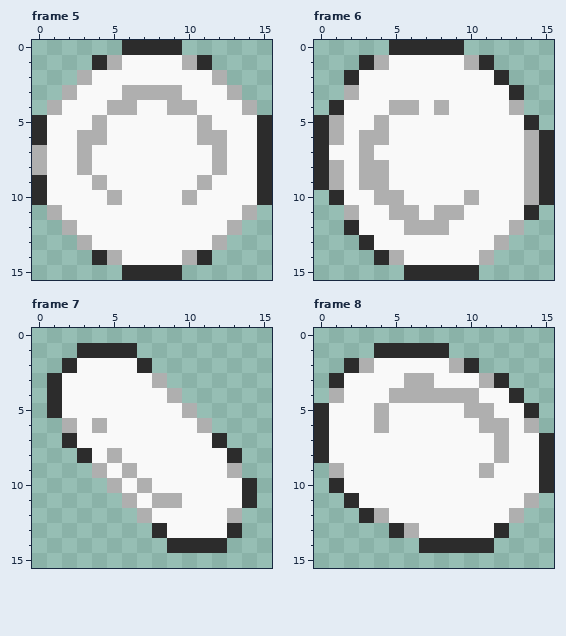
Edited in one commit: pixel-art file (art/cell/ase/cell.ase). That is the earlier state.
16x16 pixels, 8 frames. Shown: frame 5, frame 6, frame 7, frame 8. The commit also changed other frames, which this record leaves out.
The result:
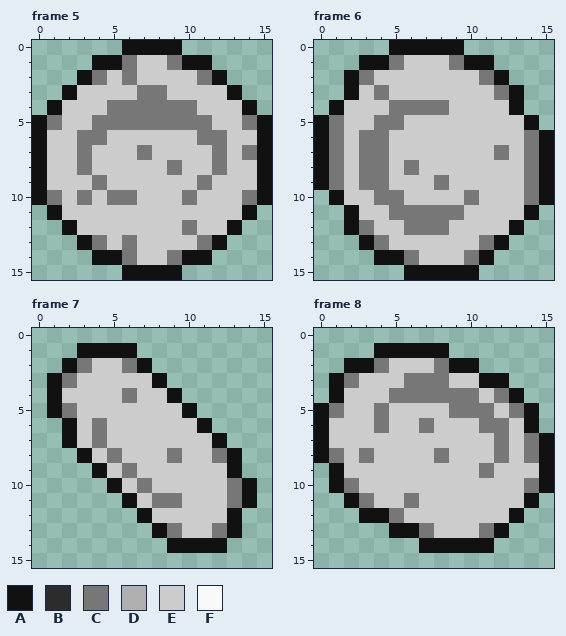
Palette (. is transparent): A #111111  B #2c2c2c  C #777777  D #afafaf  E #cccccc  F #f9f9f9
Difference:
layer "Base" added
layer "Texture" added
layer "Sprite Sheet" removed
Changed rows in their new state; - is an unchanged pixel.
Frame 5, layers "Texture", "Base":
first column x 0:
 0 ------AAAA------
 1 ----AACEECAA----
 2 ---ACECEEEECA---
 3 --AEEEECCEEEEA--
 4 -AEEECCCCCCEEEA-
 5 ACEECCCCCCCCEECA
 6 AEECCEEEEEECCEEA
 7 AEECEEECEEEECECA
 8 AEECEEEEECEECEEA
 9 AEEECEEEEEECEEEA
10 ACECECCEEECEEECA
11 -AEEEEEEEEEEEEA-
12 --AEEEEEEECEEA--
13 ---ACECEEEECA---
14 ----AACEECAA----
15 ------AAAA------
Frame 6, layers "Texture", "Base":
first column x 0:
 0 -----AAAAA------
 1 ---AACEEECAA----
 2 --ACEEEEEEECA---
 3 --AECEEEEEEECA--
 4 -AEEECCCCEEEEA--
 5 ACEECCEEEEEEEEA-
 6 ACECCEEEEEEEEECA
 7 ACECCEEEEEEECECA
 8 ACECCECEEEEEEECA
 9 ACECCEEECEEEEECA
10 -AEECCEEEECEEECA
11 --AEECCCCCEEEEA-
12 --ACEECCCEEEEA--
13 ---ACEEEEEECA---
14 ----AACEEECA----
15 ------AAAAA-----
Frame 7, layers "Texture", "Base":
first column x 1:
 1 --AAAA--------
 2 -ACEECA-------
 3 ACEEEEEA------
 4 AEEEECEEA-----
 5 ACEEEEEEEA----
 6 -AECEEEEEEA---
 7 -AECEEEEEEEA--
 8 --AECEEECEECA-
 9 ---AECEEEEEEA-
10 ----AECEEEEECA
11 -----AECCEEECA
12 ------AEEEEEA-
13 -------ACEECA-
14 --------AAAA--
Frame 8, layers "Texture", "Base":
first column x 0:
 1 ----AAAAA-------
 2 --AACEEECAA-----
 3 -ACEEECCCEEAA---
 4 -AEEECCCCCCECA--
 5 ACEECEEEECCCECA-
 6 AEEECEECEEECCEA-
 7 AEEEEEEEEEEECECA
 8 ACECEEEECEEECECA
 9 -AEEEEEEEEECEEEA
10 -ACEEEEEEEEEEECA
11 --ACEECEEEEEEEA-
12 ---AACEEEEEEEA--
13 -----AACEEECA---
14 -------AAAAA----
